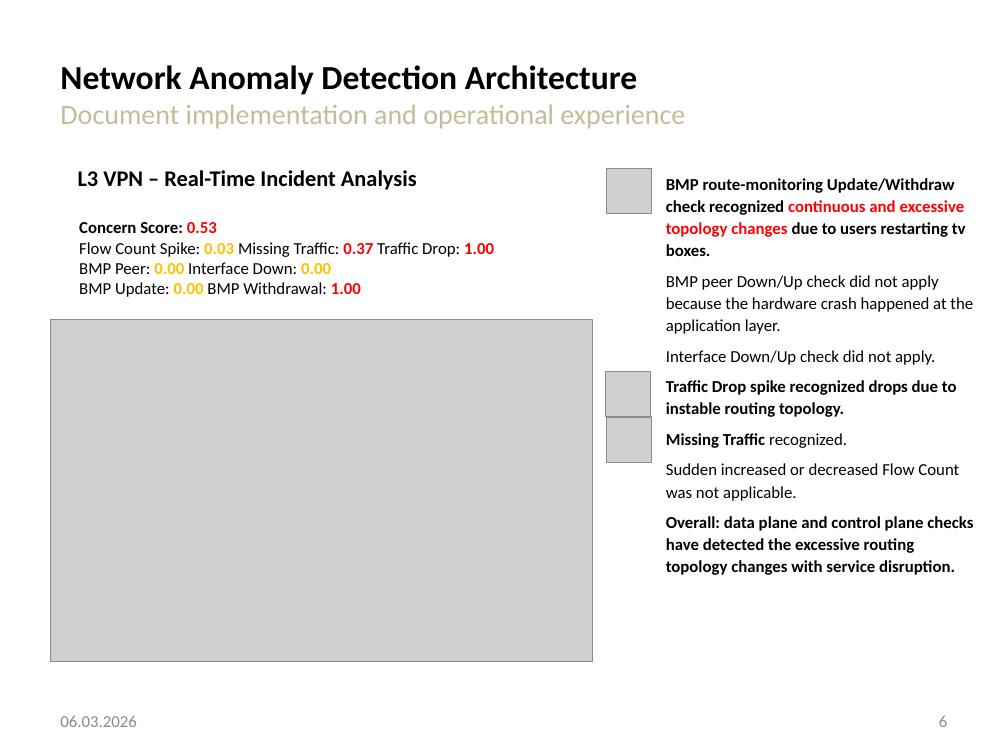
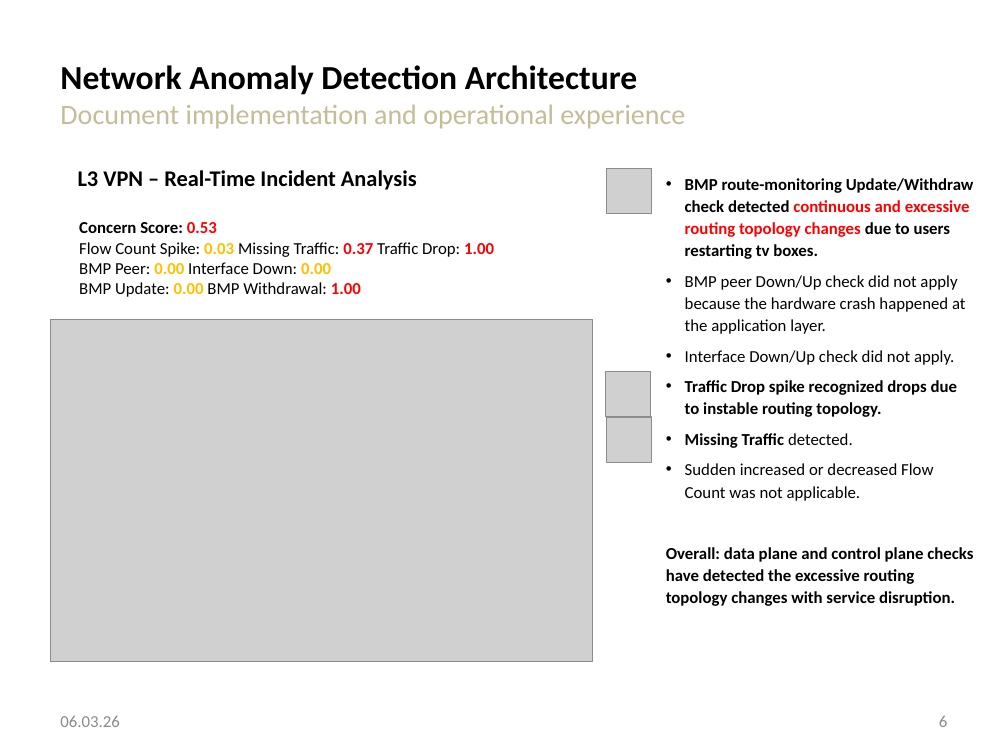
Before and after one commit to network-analytics/ietf-network-analytics-document-status, a slide deck: slide 6 of 125/NMOP/draft-ietf-nmop-network-anomaly-architecture-semantics-lifecycle.pptx. Drawn at 1008x756 pixels with LibreOffice and Linux fonts; fonts in the diff are those of the drawing; grey boxes stand for pictures. Boxes give left, top, right and bottom in pixels: in the first picture for what was removed or moved away, otherwise in the second. Text is boxed around its words. In the diff, an @@ line names an element or a change of style, - is before the commit and + after.

Commit message:
update network-anomaly-architecture-semantics-lifecycle slide deck

```diff
--- a/125/NMOP/draft-ietf-nmop-network-anomaly-architecture-semantics-lifecycle.pptx
+++ b/125/NMOP/draft-ietf-nmop-network-anomaly-architecture-semantics-lifecycle.pptx
@@ text at (685, 178, 974, 259): text changed @@
-BMP route-monitoring Update/Withdraw check recognized continuous and excessive topology changes due to users restarting tv boxes.
+• BMP route-monitoring Update/Withdraw check detected continuous and excessive routing topology changes due to users restarting tv boxes.
@@ text at (685, 275, 965, 501): bullet none to • @@
@@ text at (685, 433, 853, 448): text changed @@
-Missing Traffic recognized.
+• Missing Traffic detected.
@@ text at (60, 716, 119, 727): text changed @@
-06.03.2026
+06.03.26
```
Also in this commit, not shown: 11 other slides changed, 1 other file.
